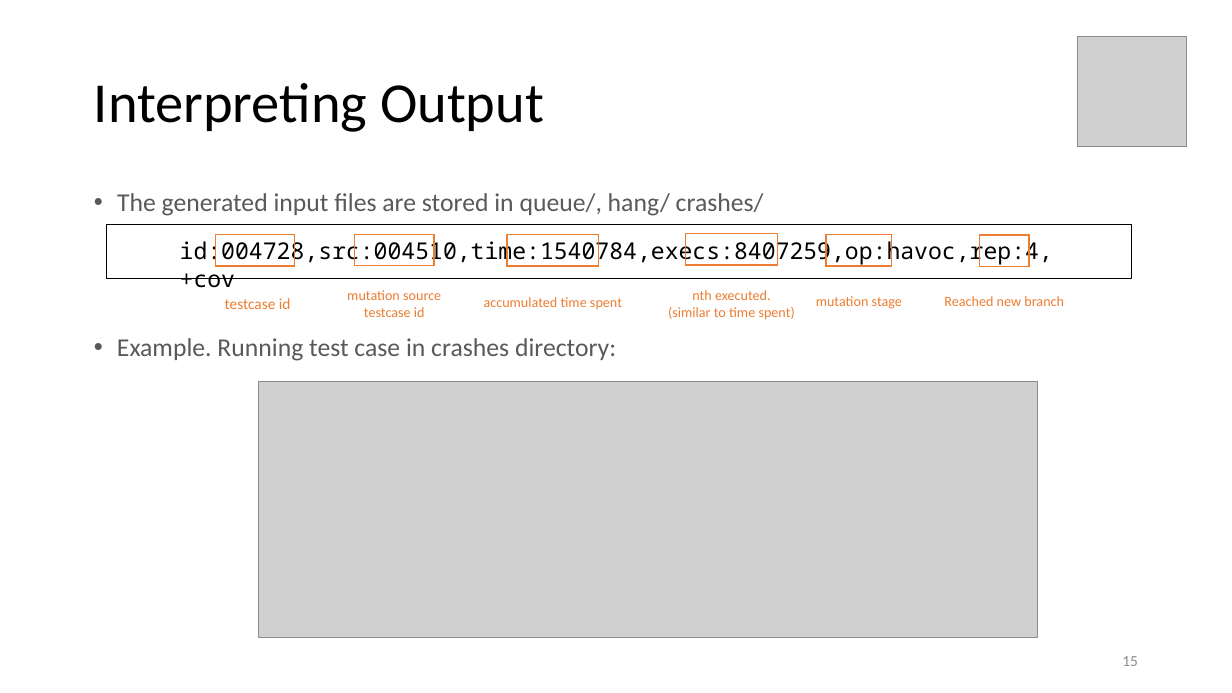
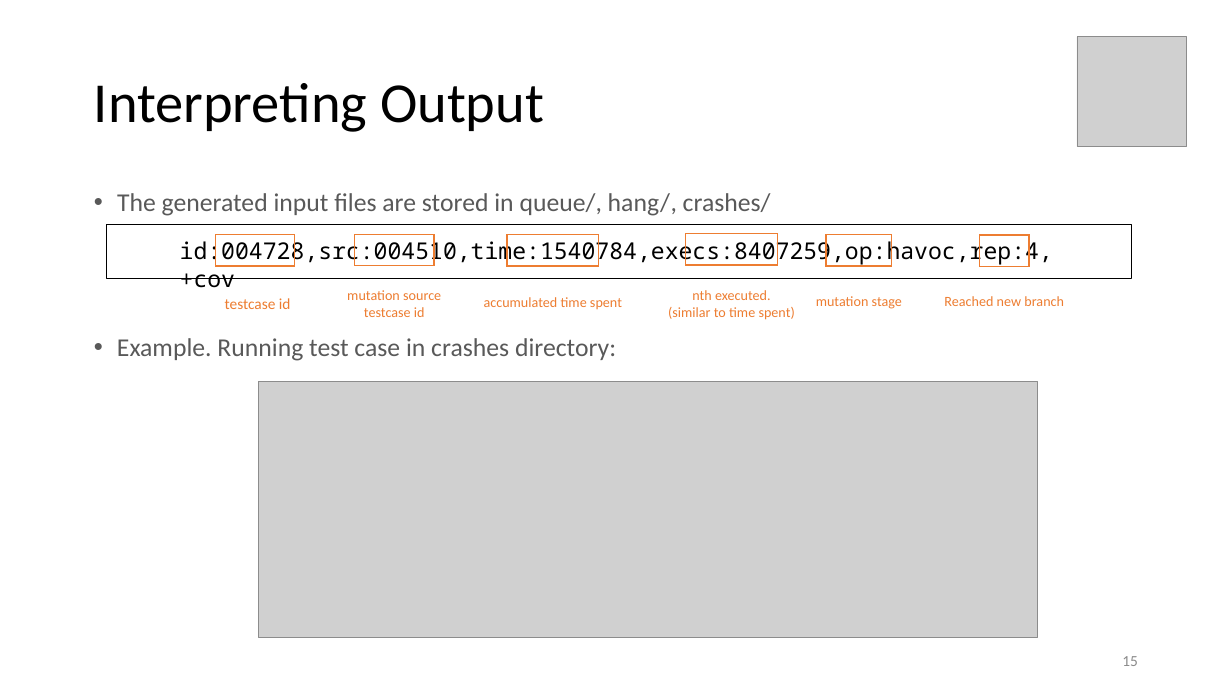
Before and after one commit to swtv-kaist/cs40508-fall26, a slide deck: slide 15 of 4-fuzzing/lec42-fuzzing_with_afl++-v3.pptx. Drawn at 1232x693 pixels with LibreOffice and Linux fonts; fonts in the diff are those of the drawing; grey boxes stand for pictures. Boxes give left, top, right and bottom in pixels: in the first picture for what was removed or moved away, otherwise in the second. Text is boxed around its words. In the diff, an @@ line names an element or a change of style, - is before the commit and + after.

```diff
--- a/4-fuzzing/lec42-fuzzing_with_afl++-v3.pptx
+++ b/4-fuzzing/lec42-fuzzing_with_afl++-v3.pptx
@@ text at <box>117,193,771,216</box>: text changed @@
-• The generated input files are stored in queue/, hang/ crashes/
+• The generated input files are stored in queue/, hang/, crashes/
```
Also in this commit, not shown: 4 other slides changed, 1 other file.
